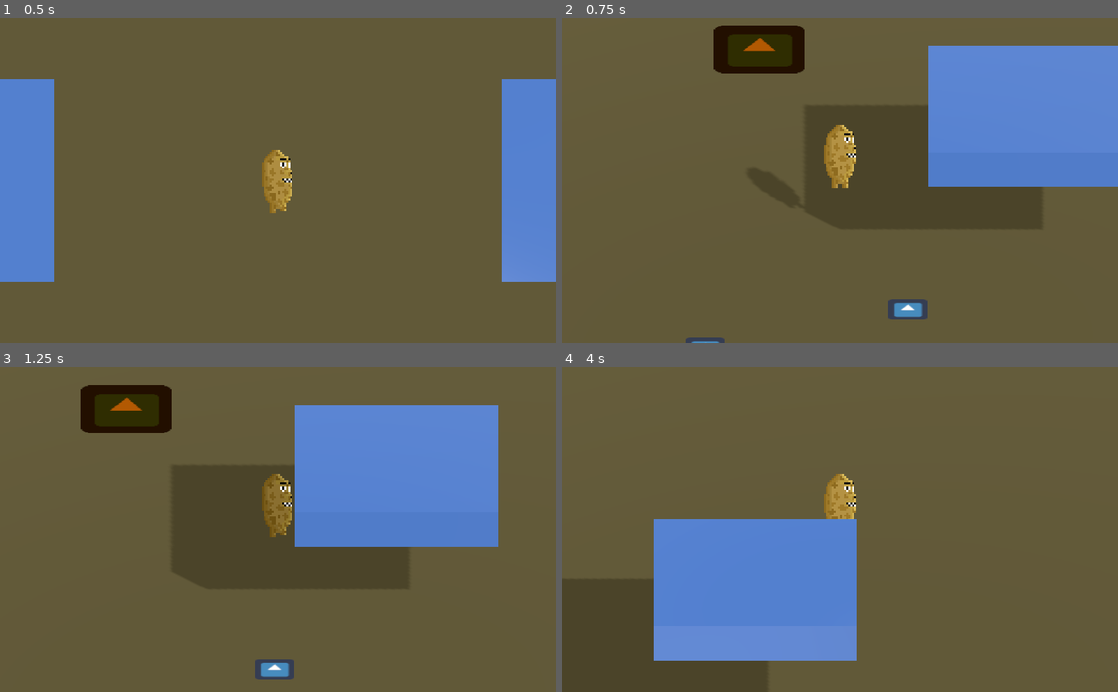
Above: before the commit, frames 1-4 (two rows, left to right).
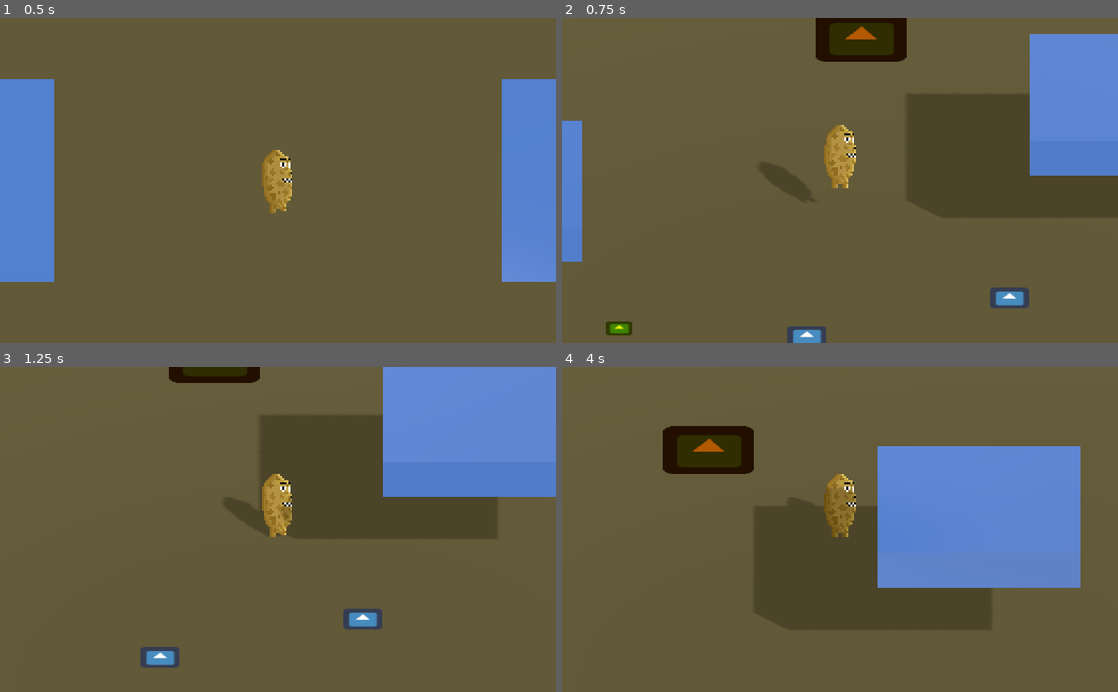
Above: after the commit, the same moments.

Repository: BVenturaDev/BrokenReality
Game: Godot game, scene res://scenes/levels/TestLevel.tscn
Two runs of this game, one before a commit and one after it. Both use one fixed random seed, a clock stepped at 60 frames per second and the inputs below. The engine's default icon, where the game draws it, is replaced by a stand-in: a white triangle on a blue panel in a dark square.
Inputs (mouse positions are in pixels of both pictures, inside the frame that each line leads up to):
- Up to frame 1 (0.5 s): no input
- Up to frame 2 (0.75 s): tap Enter (ui_accept) at 0.5 s; move the mouse to (962, 164) at 0.52 s; hold D (move_right) from 0.53 s (still down); tap Space (jump) at 0.6 s
- Up to frame 3 (1.25 s): keep holding D (move_right); tap Space (jump) at 0.77, 1.07 s
- Up to frame 4 (4 s): move the mouse to (728, 545) at 1.27 s; release D (move_right) at 1.28 s; hold S (move_down) 1.28-2.03 s; click (728, 545) at 1.35 s; tap Space (jump) at 1.52, 1.55, 1.82, 2.3, 2.85, 3.02, 3.32, 3.77, 3.8 s; move the mouse to (895, 458) at 2.02 s; hold D (move_right) 2.03-2.78 s; right-click (895, 458) at 2.1 s; move the mouse to (812, 594) at 2.77 s; hold W (move_up) 2.78-3.53 s; move the mouse to (1006, 578) at 3.52 s; hold A (move_left) from 3.53 s (still down); click (1006, 578) at 3.6 s

Frame 1 is identical in both runs. In frame 2, 17% of the frame differs, in the area x 0-100%, y 0-100%; in frame 3, 22%; in frame 4, 35%, in the area x 16-94%, y 18-91%.

Commit message:
Value Tweaks before merge

Diff:
--- a/project.godot
+++ b/project.godot
@@ -28,34 +28,34 @@
 
 ui_accept={
 "deadzone": 0.5,
-"events": [ Object(InputEventKey,"resource_local_to_scene":false,"resource_name":"","device":0,"alt":false,"shift":false,"control":false,"meta":false,"command":false,"pressed":false,"scancode":16777221,"unicode":0,"echo":false,"script":null)
-, Object(InputEventKey,"resource_local_to_scene":false,"resource_name":"","device":0,"alt":false,"shift":false,"control":false,"meta":false,"command":false,"pressed":false,"scancode":16777222,"unicode":0,"echo":false,"script":null)
+"events": [ Object(InputEventKey,"resource_local_to_scene":false,"resource_name":"","device":0,"alt":false,"shift":false,"control":false,"meta":false,"command":false,"pressed":false,"scancode":16777221,"physical_scancode":0,"unicode":0,"echo":false,"script":null)
+, Object(InputEventKey,"resource_local_to_scene":false,"resource_name":"","device":0,"alt":false,"shift":false,"control":false,"meta":false,"command":false,"pressed":false,"scancode":16777222,"physical_scancode":0,"unicode":0,"echo":false,"script":null)
 , Object(InputEventJoypadButton,"resource_local_to_scene":false,"resource_name":"","device":0,"button_index":0,"pressure":0.0,"pressed":false,"script":null)
  ]
 }
 move_left={
 "deadzone": 0.5,
-"events": [ Object(InputEventKey,"resource_local_to_scene":false,"resource_name":"","device":0,"alt":false,"shift":false,"control":false,"meta":false,"command":false,"pressed":false,"scancode":65,"unicode":0,"echo":false,"script":null)
+"events": [ Object(InputEventKey,"resource_local_to_scene":false,"resource_name":"","device":0,"alt":false,"shift":false,"control":false,"meta":false,"command":false,"pressed":false,"scancode":65,"physical_scancode":0,"unicode":0,"echo":false,"script":null)
  ]
 }
 move_right={
 "deadzone": 0.5,
-"events": [ Object(InputEventKey,"resource_local_to_scene":false,"resource_name":"","device":0,"alt":false,"shift":false,"control":false,"meta":false,"command":false,"pressed":false,"scancode":68,"unicode":0,"echo":false,"script":null)
+"events": [ Object(InputEventKey,"resource_local_to_scene":false,"resource_name":"","device":0,"alt":false,"shift":false,"control":false,"meta":false,"command":false,"pressed":false,"scancode":68,"physical_scancode":0,"unicode":0,"echo":false,"script":null)
  ]
 }
 move_up={
 "deadzone": 0.5,
-"events": [ Object(InputEventKey,"resource_local_to_scene":false,"resource_name":"","device":0,"alt":false,"shift":false,"control":false,"meta":false,"command":false,"pressed":false,"scancode":87,"unicode":0,"echo":false,"script":null)
+"events": [ Object(InputEventKey,"resource_local_to_scene":false,"resource_name":"","device":0,"alt":false,"shift":false,"control":false,"meta":false,"command":false,"pressed":false,"scancode":87,"physical_scancode":0,"unicode":0,"echo":false,"script":null)
  ]
 }
 move_down={
 "deadzone": 0.5,
-"events": [ Object(InputEventKey,"resource_local_to_scene":false,"resource_name":"","device":0,"alt":false,"shift":false,"control":false,"meta":false,"command":false,"pressed":false,"scancode":83,"unicode":0,"echo":false,"script":null)
+"events": [ Object(InputEventKey,"resource_local_to_scene":false,"resource_name":"","device":0,"alt":false,"shift":false,"control":false,"meta":false,"command":false,"pressed":false,"scancode":83,"physical_scancode":0,"unicode":0,"echo":false,"script":null)
  ]
 }
 jump={
 "deadzone": 0.5,
-"events": [ Object(InputEventKey,"resource_local_to_scene":false,"resource_name":"","device":0,"alt":false,"shift":false,"control":false,"meta":false,"command":false,"pressed":false,"scancode":32,"unicode":0,"echo":false,"script":null)
+"events": [ Object(InputEventKey,"resource_local_to_scene":false,"resource_name":"","device":0,"alt":false,"shift":false,"control":false,"meta":false,"command":false,"pressed":false,"scancode":32,"physical_scancode":0,"unicode":0,"echo":false,"script":null)
  ]
 }
 left_click={
@@ -70,7 +70,7 @@
 }
 q={
 "deadzone": 0.5,
-"events": [ Object(InputEventKey,"resource_local_to_scene":false,"resource_name":"","device":0,"alt":false,"shift":false,"control":false,"meta":false,"command":false,"pressed":false,"scancode":81,"unicode":0,"echo":false,"script":null)
+"events": [ Object(InputEventKey,"resource_local_to_scene":false,"resource_name":"","device":0,"alt":false,"shift":false,"control":false,"meta":false,"command":false,"pressed":false,"scancode":81,"physical_scancode":0,"unicode":0,"echo":false,"script":null)
  ]
 }
 
--- a/src/entities/Player.gd
+++ b/src/entities/Player.gd
@@ -4,11 +4,11 @@
 var velocity : Vector3
 var direction : Vector2
 var acceleration = 10
-var max_speed = 200
+var max_speed = 50
 var friction = 10
 var gravity = -50
 var rotation_angle = 45
-var jump_height = 20
+var jump_height = 15
 var bullet : PackedScene = preload("res://scenes/entities/Bullet.tscn")
 
 onready var camera_rotator = $CameraRotator
